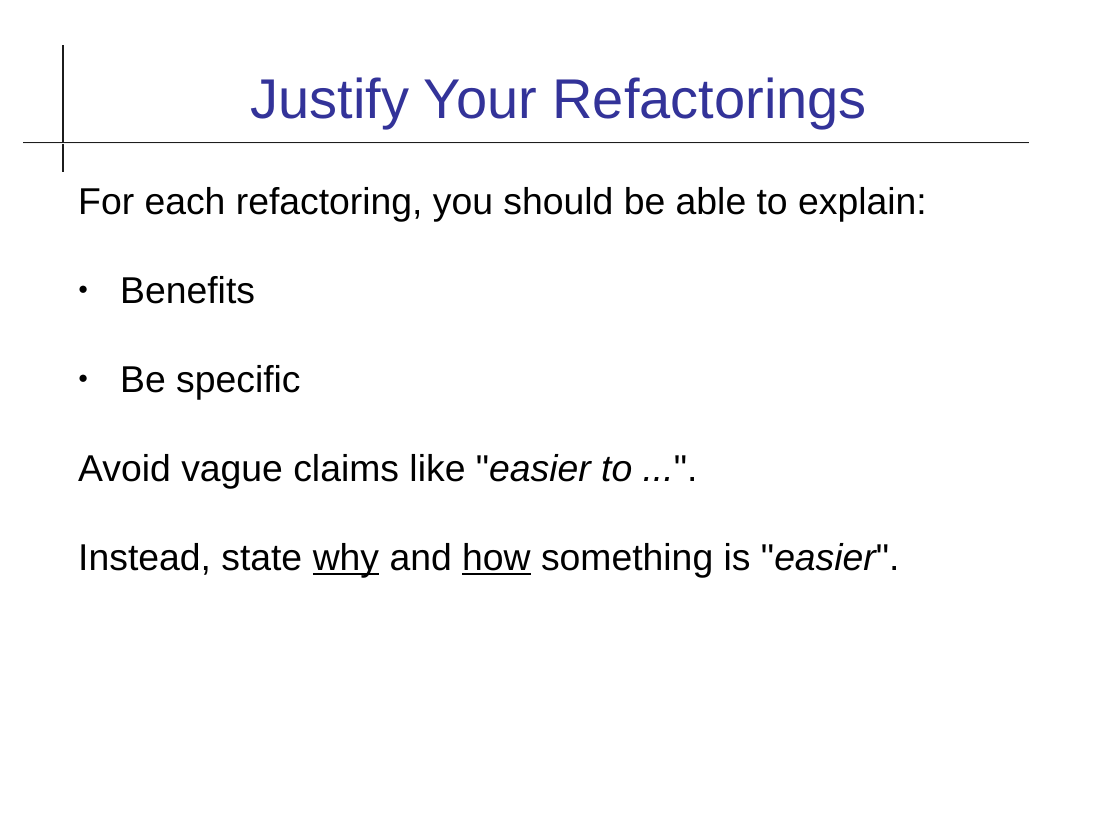
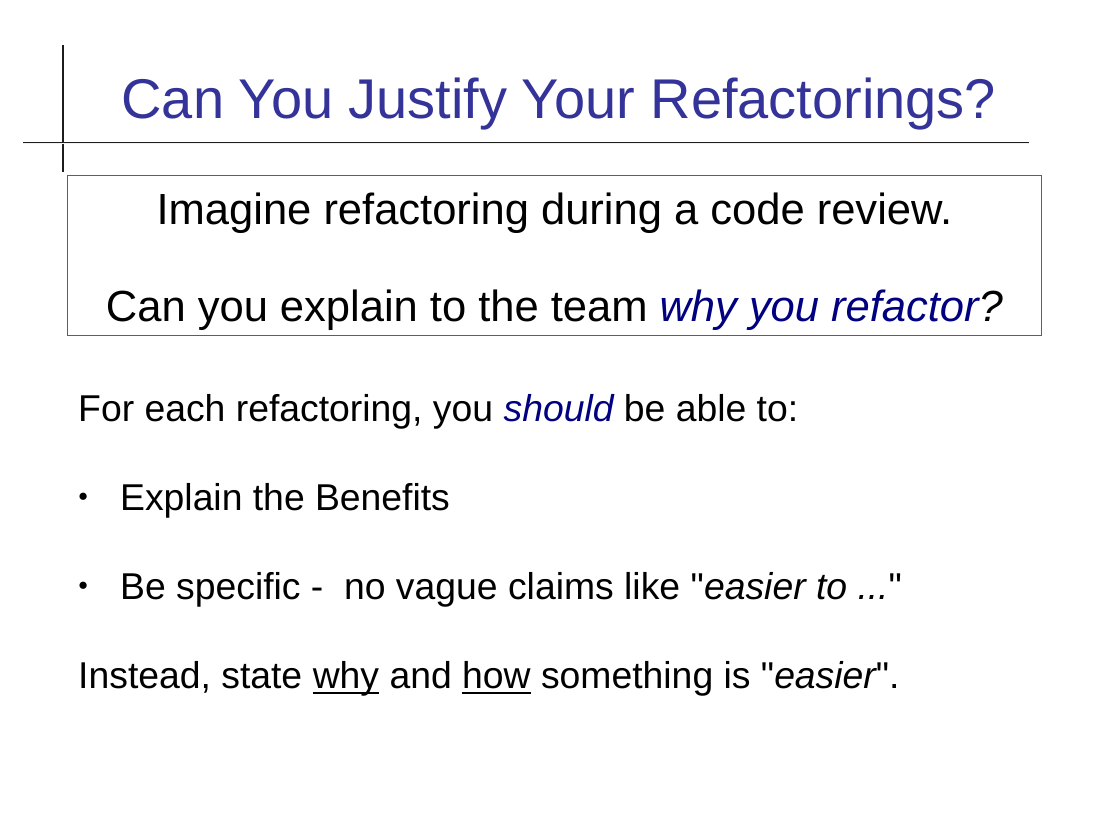
Before and after one commit to cpske/ISP, a slide deck: slide 19 of refactoring/Refactoring-Review.odp (slide 18 before the commit). Drawn at 1120x840 pixels with LibreOffice and Linux fonts; fonts in the diff are those of the drawing. Boxes give left, top, right and bottom in pixels: in the first picture for what was removed or moved away, otherwise in the second. Text is boxed around its words. In the diff, an @@ line names an element or a change of style, - is before the commit and + after.

```diff
--- a/refactoring/Refactoring-Review.odp
+++ b/refactoring/Refactoring-Review.odp
@@ title at bbox=[122, 77, 996, 128]: text changed @@
-Justify Your Refactorings
+Can You Justify Your Refactorings?
@@ rectangle added at bbox=[67, 176, 1042, 336], outline #3465A4 0 pt, 28 pt, text #000000 @@
+Imagine refactoring during a code review.
+Can you explain to the team why you refactor?
@@ text "For each refactoring, you should ...": place and size @@
-text "For each refactoring, you should ..." at bbox=[78, 187, 927, 577]
+text "For each refactoring, you should ..." at bbox=[78, 394, 900, 696]
@@ text at bbox=[78, 394, 847, 607]: text changed @@
-For each refactoring, you should be able to explain:
-● Benefits
-● Be specific
-Avoid vague claims like "easier to ...".
+For each refactoring, you should be able to:
+● Explain the Benefits
+● Be specific - no vague claims like "easier to ..."
```
Also in this commit, not shown: 15 other slides changed, 3 slides added, 1 slide removed, 6 other files.
